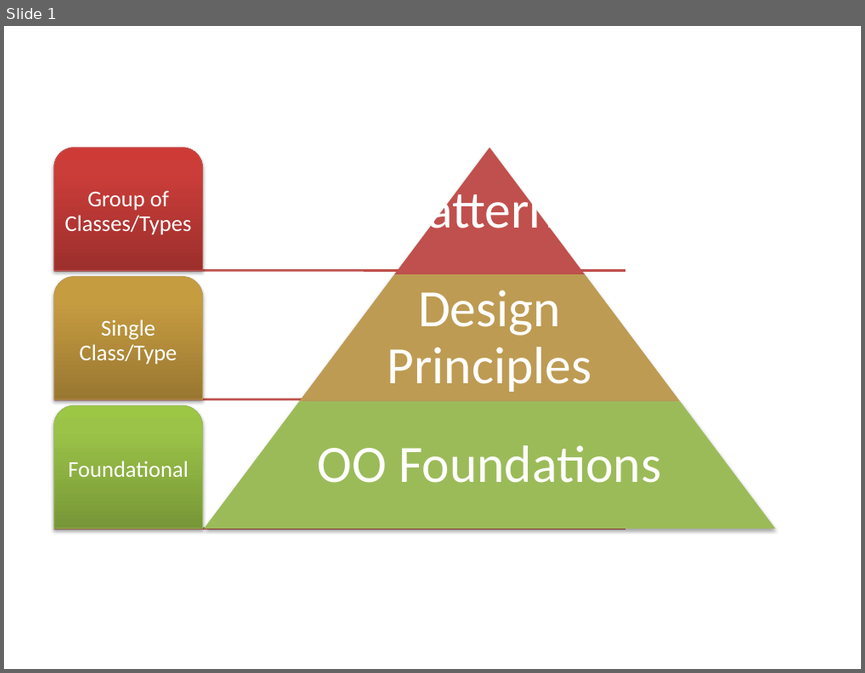
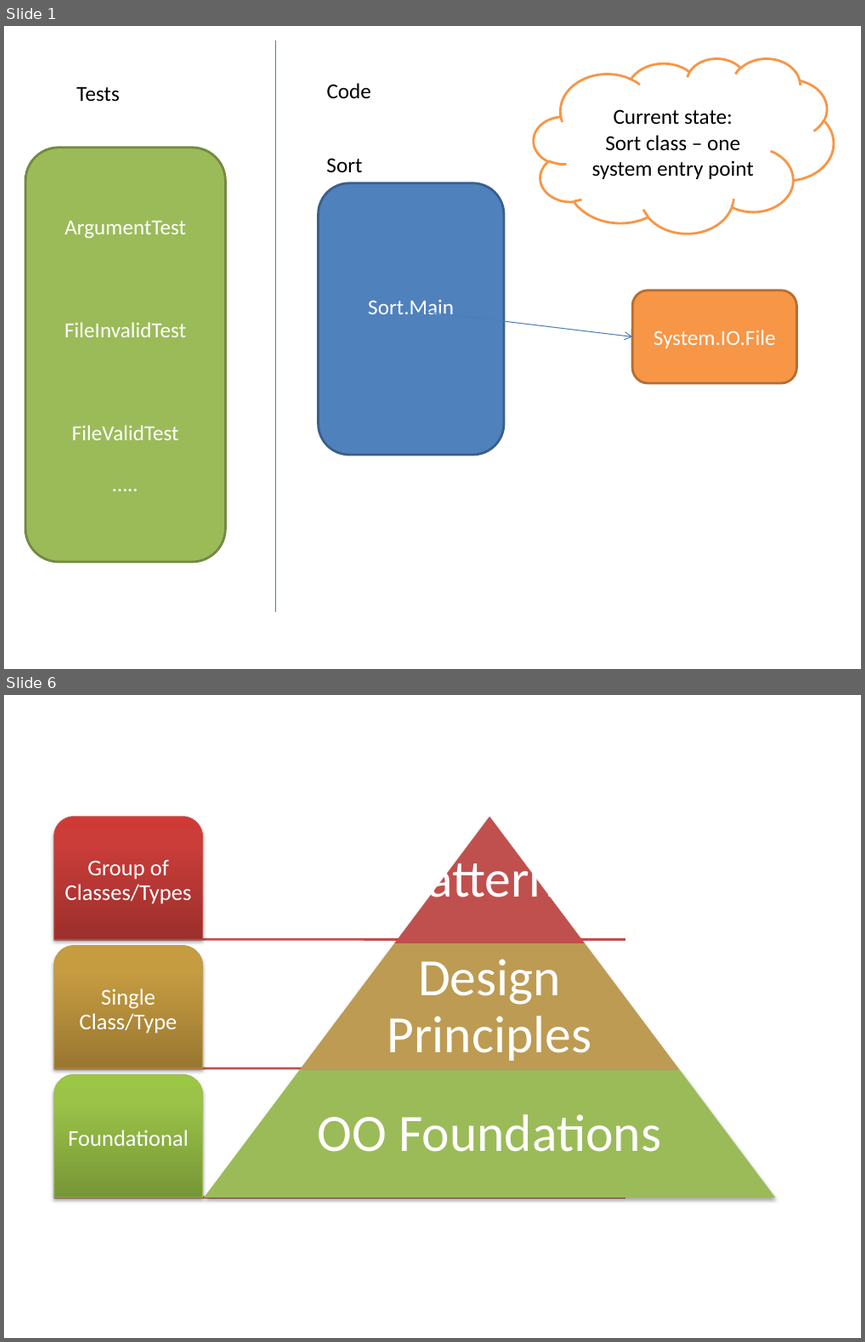
Before and after one commit to raghur/SOLID, a slide deck: images/smartarts.pptx. Shown one above the other, each under a label of ours: slide 1 before the commit, slides 1 and 6 after it; the slides between them are not shown. The pictures are 865x673 and 865x1342 pixels, drawn with LibreOffice and Linux fonts; fonts in the diff are those of the drawing. Boxes give left, top, right and bottom in pixels: in the first picture for what was removed or moved away, otherwise in the second. Text is boxed around its words. In the diff, an @@ line names an element or a change of style, - is before the commit and + after.

```diff
--- a/images/smartarts.pptx
+++ b/images/smartarts.pptx
@@ slide 1 added at [4, 26, 861, 669], background #FFFFFF @@
@@ line added from (276, 40) to (276, 611), #4B7EBC 0.75 pt @@
@@ cloud added at [534, 58, 834, 233], fill #FFFFFF, outline #F79646 2 pt, 18 pt, text #000000 @@
+Current state:
+Sort class – one system entry point
@@ text added at [76, 86, 119, 102], 18 pt, text #000000 @@
+Tests
@@ text added at [327, 83, 371, 98], 18 pt, text #000000 @@
+Code
@@ rounded rectangle added at [25, 148, 225, 562], fill #9BBB59, outline #738A42 2 pt, 18 pt, text #FFFFFF @@
+ArgumentTest
+FileInvalidTest
+FileValidTest
+…..
@@ text added at [326, 158, 362, 172], 18 pt, text #000000 @@
+Sort
@@ rounded rectangle added at [318, 182, 505, 454], fill #4F81BD, outline #3A5F8C 2 pt, 18 pt, text #FFFFFF @@
+Sort.Main
@@ rounded rectangle added at [632, 290, 796, 382], fill #F79646, outline #B76F34 2 pt, 18 pt, text #FFFFFF @@
+System.IO.File
@@ arrow added from (426, 312) to (632, 336), #4B7EBC 0.75 pt @@
@@ what was slide 1 is now slide 6 @@
```
Also in this commit, not shown: 4 other slides added, 1 slide removed, 1 other file.
